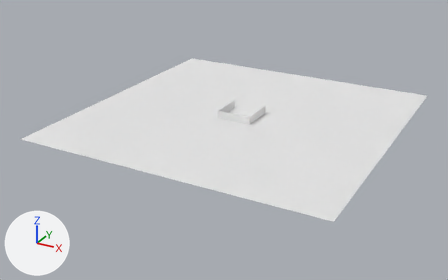
The OBJ model Iocp20Coroutine/RecastDemo/Meshes/Plane.obj: old version first, new version second.
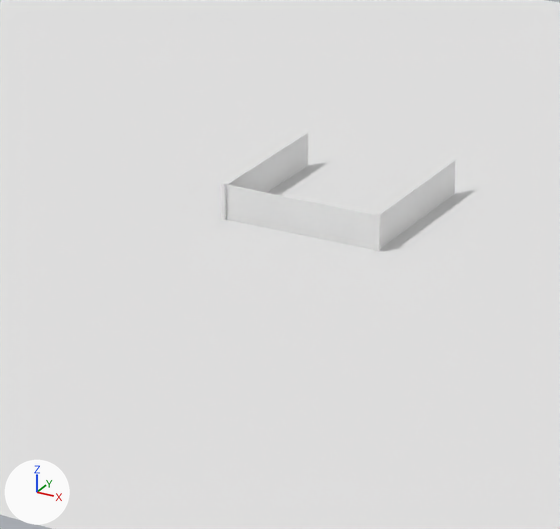
Old and new are each drawn whole from a camera (50 mm lens) standing at (176.0, -344.4, 151.6) and looking at (-6.7, -12.3, -14.5) and again close up on the part from 38% to 64% of the width and 26% to 65% of the height. Every picture has the same lights, and +X, +Y and +Z are marked at lower left. Where no turn or scale is listed for an object, it has been applied to the vertices. Vertices at the same position are counted once.

Names of what the first close-up shows: 'carlosyzy'.
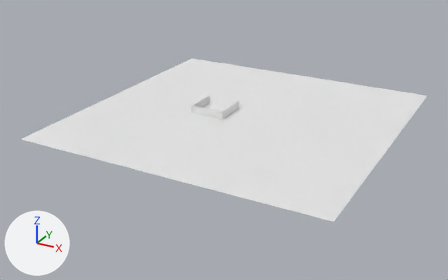
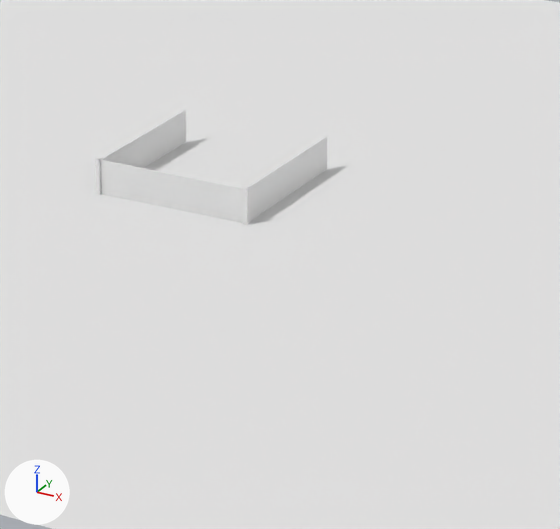
Commit message: 把敌人放在篱笆墙里

Patch to the scene script:
```diff
--- a/Iocp20Coroutine/RecastDemo/Meshes/Plane.obj.py
+++ b/Iocp20Coroutine/RecastDemo/Meshes/Plane.obj.py
@@ me_carlosyzy @@
 me_carlosyzy.from_pydata(...)  # 155 vertices, 264 faces; spans x -100.0..100.0, y -100.0..100.0, z 0.0..5.0
 # used by ob_carlosyzy; location = (0.0, 0.0, 0.0)
+# me_carlosyzy part 1: the loose piece of 34 vertices spanning x -12.0..12.0, y -12.0..12.0, z 0.0..5.0 is moved by (-20.0, 0.0, 0.0)
 me_carlosyzy.materials.append(mat_none)
```

What differs and where, as boxes [x1, y1, x2, y2] in the close-ups (560 x 529 px; the box of a moved part takes in the faces that stretch with it):
part 1 of me_carlosyzy, moved or reshaped
    before: [221, 133, 456, 252]
    after: [95, 110, 327, 225]
